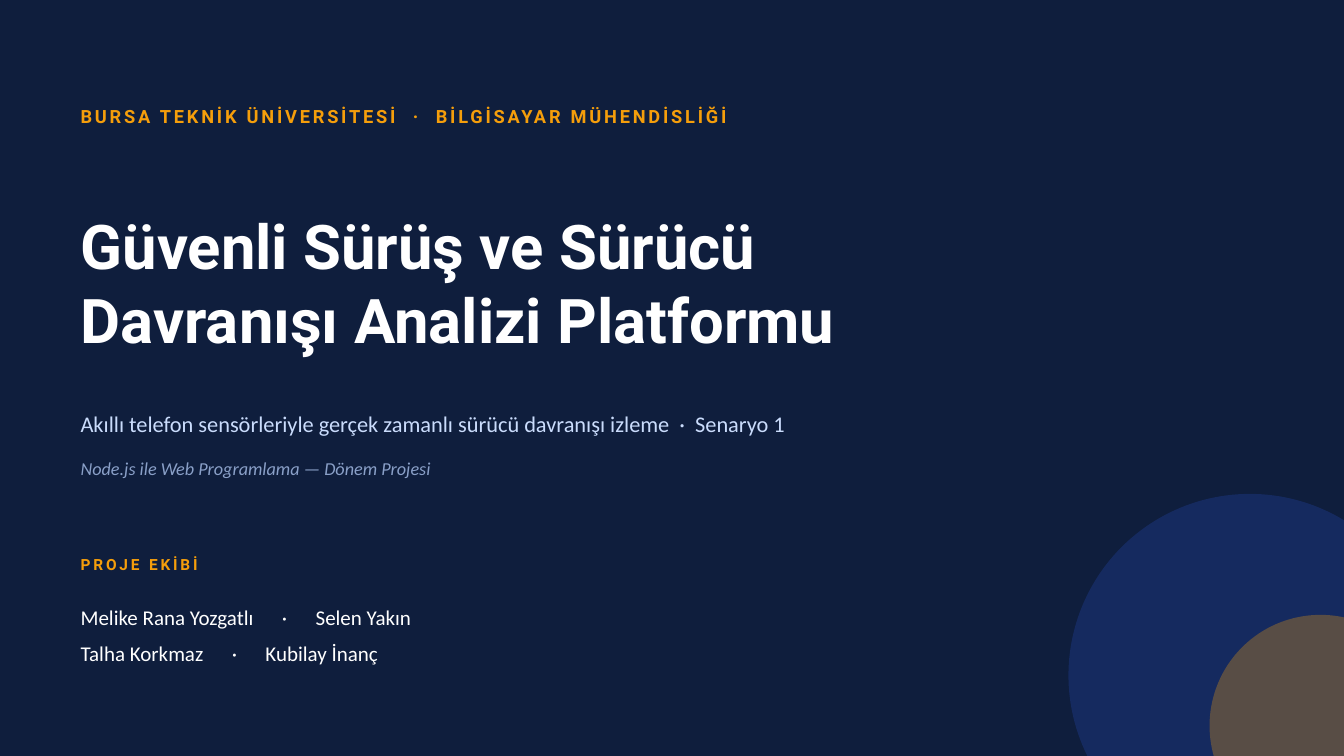
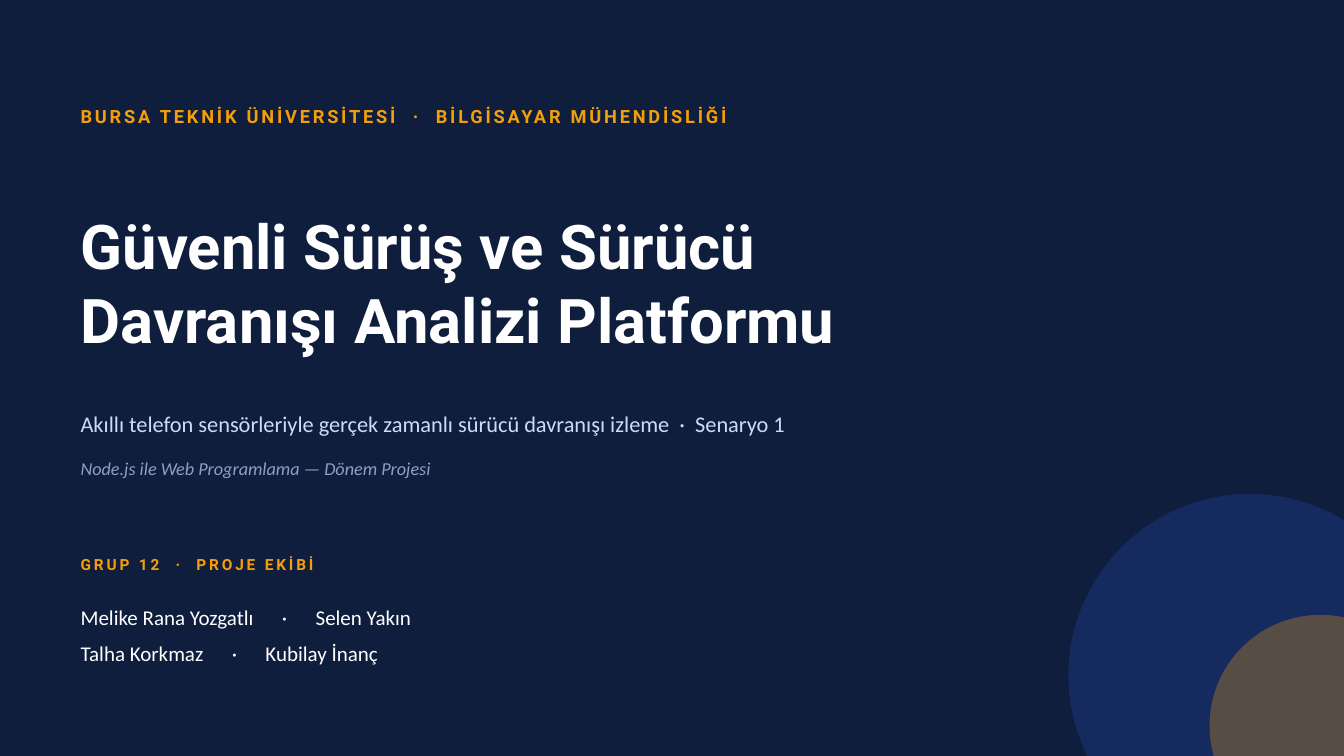
Before and after one commit to MandallF/safe-drive-platform, a slide deck: slide 1 of sunum/Guvenli_Surus_Sunum.pptx. Drawn at 1344x756 pixels with LibreOffice and Linux fonts; fonts in the diff are those of the drawing. Boxes give left, top, right and bottom in pixels: in the first picture for what was removed or moved away, otherwise in the second. Text is boxed around its words. In the diff, an @@ line names an element or a change of style, - is before the commit and + after.

Commit message:
fix: grup numarasi 12 olarak duzeltildi (kapak + README + API + metadata); rapor/sunum PDF dosyalari repoya eklendi

```diff
--- a/sunum/Guvenli_Surus_Sunum.pptx
+++ b/sunum/Guvenli_Surus_Sunum.pptx
@@ text at box(81, 556, 314, 570): text changed @@
-PROJE EKİBİ
+GRUP 12 · PROJE EKİBİ
```
Also in this commit, not shown: 7 other files.
